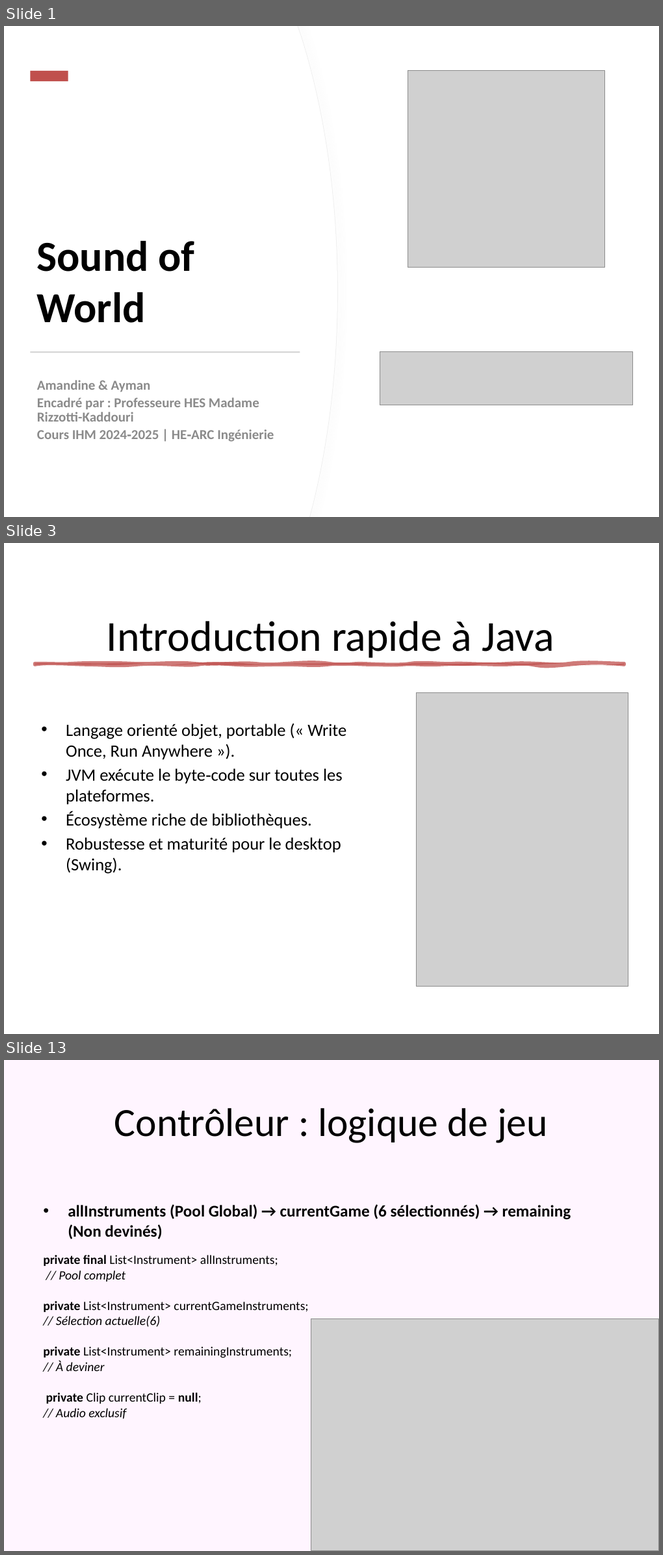
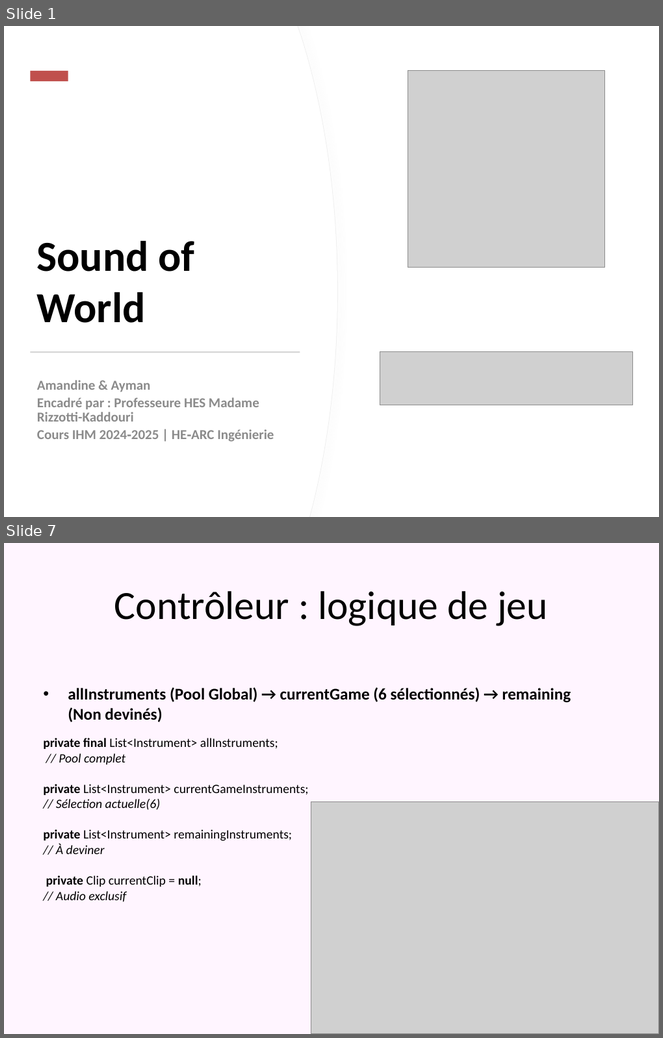
Before and after one commit to Bobyte5923/SoundOfWorld, a slide deck: SoundOfWorld.pptx. Shown one above the other, each under a label of ours: slides 1, 3 and 13 before the commit, slides 1 and 7 after it; the slides between them are not shown. The pictures are 663x1555 and 663x1038 pixels, drawn with LibreOffice and Linux fonts; fonts in the diff are those of the drawing; grey boxes stand for pictures. Boxes give left, top, right and bottom in pixels: in the first picture for what was removed or moved away, otherwise in the second. Text is boxed around its words. In the diff, an @@ line names an element or a change of style, - is before the commit and + after.

```diff
--- a/SoundOfWorld.pptx
+++ b/SoundOfWorld.pptx
@@ slide 3 removed at (4,543,659,1034), background #FFFFFF @@
@@ title removed at (107,621,555,661) @@
-Introduction rapide à Java
@@ freeform shape removed at (35,663,625,665) @@
@@ picture removed at (417,693,628,986) @@
@@ text removed at (66,724,347,874) @@
-• Langage orienté objet, portable (« Write Once, Run Anywhere »).
-• JVM exécute le byte‑code sur toutes les plateformes.
-• Écosystème riche de bibliothèques.
-• Robustesse et maturité pour le desktop (Swing).
@@ what was slide 13 is now slide 7 @@
```
Also in this commit, not shown: 6 slides changed, 5 other slides removed.
